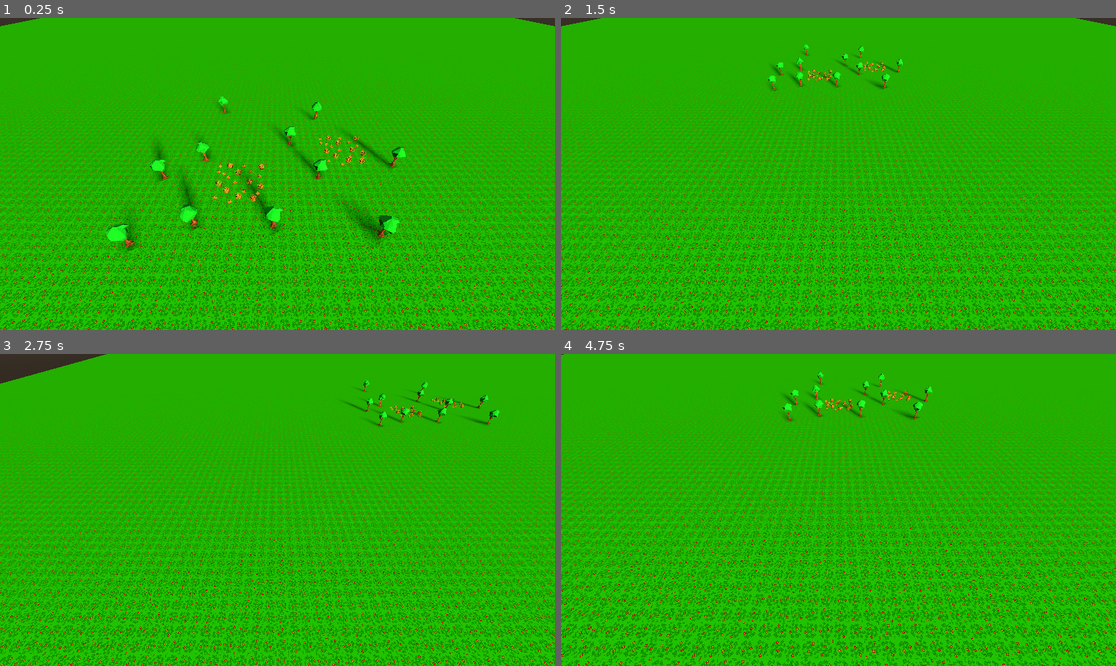
Above: before the commit, frames 1-4 (two rows, left to right).
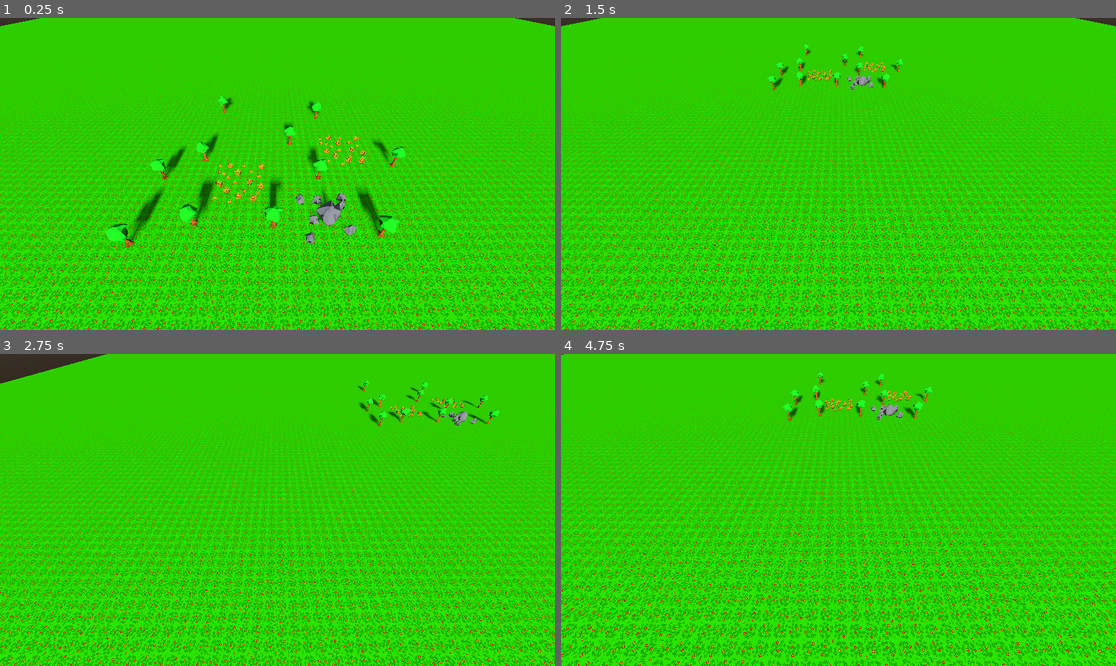
Above: after the commit, the same moments.

Repository: BH3Panzer/EE-Beyond-A-Dream
Game: Godot game, scene res://src/scene/main.tscn
Same seed, same stepped clock (60 frames per second), same inputs: the game is played once before the commit and once after it.
Inputs (mouse positions are in pixels of both pictures, inside the frame that each line leads up to):
- Up to frame 1 (0.25 s): no input
- Up to frame 2 (1.5 s): tap Enter at 0.5 s; move the mouse to (960, 158) at 0.52 s; hold S (camera_backward) 0.53-1.28 s; move the mouse to (727, 189) at 1.27 s; tap W (camera_forward) at 1.35 s
- Up to frame 3 (2.75 s): tap Space at 2 s; move the mouse to (333, 441) at 2.02 s; hold A (camera_left) from 2.03 s (still down)
- Up to frame 4 (4.75 s): move the mouse to (810, 572) at 2.77 s; release A (camera_left) at 2.78 s; tap Middle mouse button (camera_pan) at 2.85 s; tap Enter at 3.5 s; move the mouse to (1005, 556) at 3.52 s; hold D (camera_right) 3.53-4.28 s; move the mouse to (672, 463) at 4.27 s; tap Mouse wheel up (camera_zoom_in) at 4.35 s

The runs differ from the first frame. In frame 1, 97% of the frame differs, in the area x 0-100%, y 0-100%; in frame 2, 99%; in frame 3, 98%; in frame 4, 99%.

Commit message:
added kayoux

Diff:
--- a/src/scene/main.tscn
+++ b/src/scene/main.tscn
@@ -1,36 +1,37 @@
-[gd_scene load_steps=9 format=3 uid="uid://dmju6sihnst6s"]
+[gd_scene load_steps=10 format=3 uid="uid://dmju6sihnst6s"]
 
 [ext_resource type="PackedScene" uid="uid://br6xmt72gk6sa" path="res://src/scene/RtsCameraController.tscn" id="1_0aerw"]
 [ext_resource type="PackedScene" uid="uid://louolccrs4lf" path="res://assets/models/arbre.gltf" id="2_f1xbp"]
 [ext_resource type="Material" uid="uid://cpecnyo8sqxa6" path="res://assets/materials/grass.tres" id="3_5ubpd"]
 [ext_resource type="PackedScene" uid="uid://ce6ap0j8c6gys" path="res://assets/models/foodSpot.gltf" id="4_wk747"]
+[ext_resource type="PackedScene" uid="uid://bfej8hybrjsm3" path="res://assets/models/rockSpot.gltf" id="5_qcau2"]
 
-[sub_resource type="ProceduralSkyMaterial" id="ProceduralSkyMaterial_ykkf8"]
+[sub_resource type="ProceduralSkyMaterial" id="ProceduralSkyMaterial_3ylve"]
 sky_horizon_color = Color(0.64625, 0.65575, 0.67075, 1)
 ground_horizon_color = Color(0.64625, 0.65575, 0.67075, 1)
 
-[sub_resource type="Sky" id="Sky_aoygo"]
-sky_material = SubResource("ProceduralSkyMaterial_ykkf8")
+[sub_resource type="Sky" id="Sky_gcjn2"]
+sky_material = SubResource("ProceduralSkyMaterial_3ylve")
 
-[sub_resource type="Environment" id="Environment_n8817"]
+[sub_resource type="Environment" id="Environment_yxl45"]
 background_mode = 2
-sky = SubResource("Sky_aoygo")
+sky = SubResource("Sky_gcjn2")
 
 [sub_resource type="PlaneMesh" id="PlaneMesh_cheyu"]
 size = Vector2(200, 200)
 
 [node name="Main" type="Node3D"]
 
-[node name="WorldEnvironment" type="WorldEnvironment" parent="."]
-environment = SubResource("Environment_n8817")
-
 [node name="DirectionalLight3D" type="DirectionalLight3D" parent="."]
-transform = Transform3D(-0.866025, -0.129411, 0.482964, 0.250001, -0.948588, 0.194112, 0.433011, 0.288846, 0.853857, 0, 30, 0)
-light_color = Color(0.994108, 0.994108, 0.994108, 1)
-light_energy = 0.8
-light_angular_distance = 10.0
+transform = Transform3D(1, -5.46104e-08, 1.66098e-07, 0, 0.949972, 0.312335, -1.74846e-07, -0.312335, 0.949972, 0, 7, 0)
+light_angular_distance = 5.0
 shadow_enabled = true
 directional_shadow_mode = 0
+directional_shadow_fade_start = 1.0
+directional_shadow_max_distance = 51.3
+
+[node name="WorldEnvironment" type="WorldEnvironment" parent="."]
+environment = SubResource("Environment_yxl45")
 
 [node name="RtsCameraController" parent="." instance=ExtResource("1_0aerw")]
 
@@ -77,3 +78,6 @@
 
 [node name="blockbench_export7" parent="." instance=ExtResource("4_wk747")]
 transform = Transform3D(0.5, 0, 0, 0, 0.5, 0, 0, 0, 0.5, -1.79773, 0, 0.615198)
+
+[node name="blockbench_export14" parent="." instance=ExtResource("5_qcau2")]
+transform = Transform3D(0.5, 0, 0, 0, 0.5, 0, 0, 0, 0.5, 2.04516, 0, 2.41815)
Not shown, added: assets/models/rockSpot.gltf
Not shown, added: assets/models/rockSpot.gltf.import
Binary file added: assets/models/rockSpot_0.png
Not shown, added: assets/models/rockSpot_0.png.import
Binary file added: assets/models/rockSpot_1.png
Not shown, added: assets/models/rockSpot_1.png.import
Binary file added: assets/models/rockSpot_2.png
Not shown, added: assets/models/rockSpot_2.png.import
Binary file added: assets/models/rockSpot_3.png
Not shown, added: assets/models/rockSpot_3.png.import
Binary file added: assets/models/rockSpot_4.png
Not shown, added: assets/models/rockSpot_4.png.import
(and 23 more such lines)
